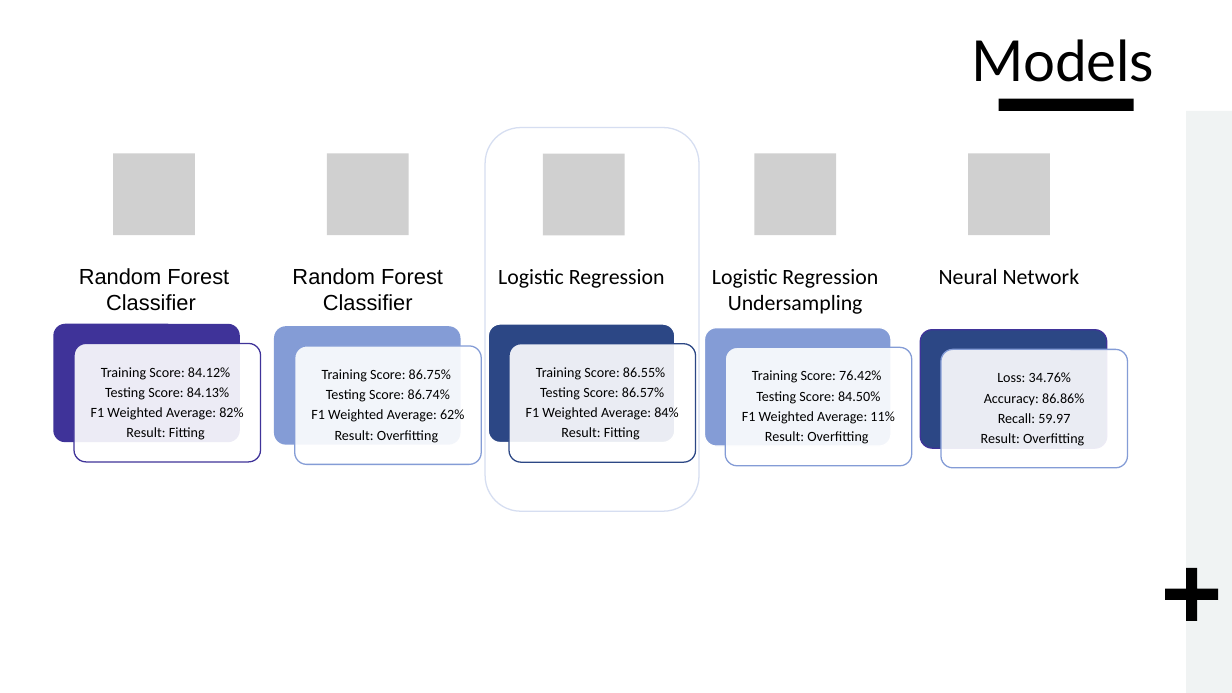
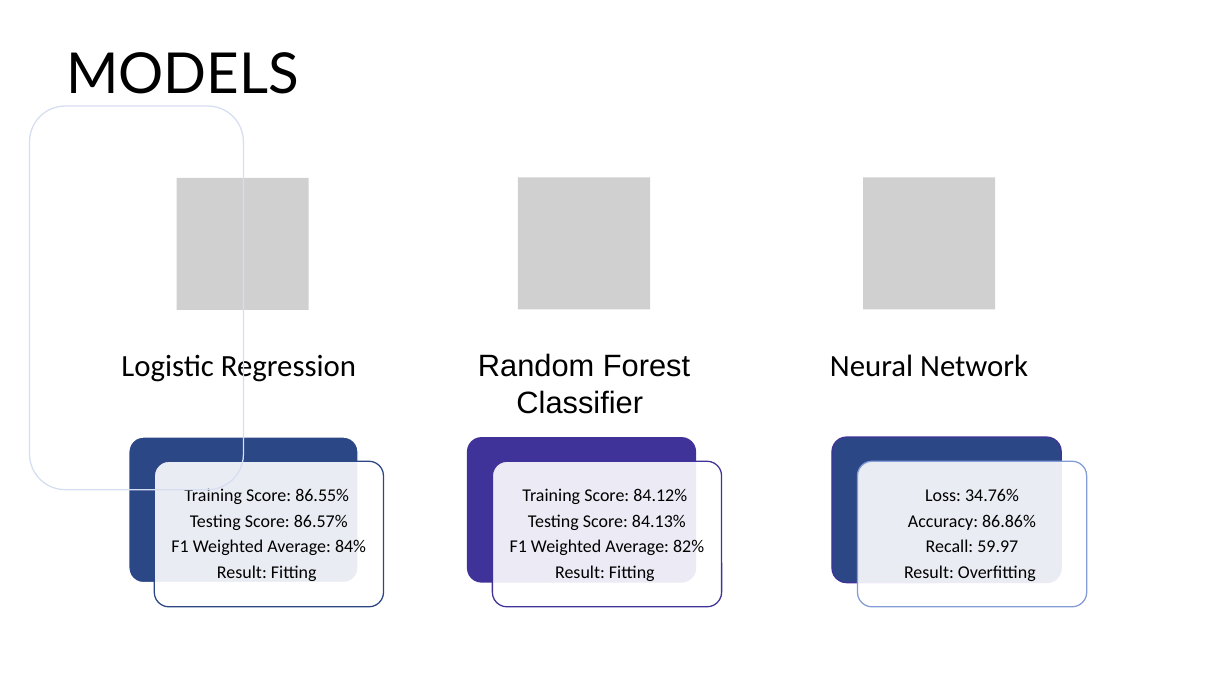
Before and after one commit to Karla-Flores/Arrests-Predictor, a slide deck: slide 4 of Group 2 - Arrest predictor.pptx. Drawn at 1232x693 pixels with LibreOffice and Linux fonts; fonts in the diff are those of the drawing; grey boxes stand for pictures. Boxes give left, top, right and bottom in pixels: in the first picture for what was removed or moved away, otherwise in the second. Text is boxed around its words. In the diff, an @@ line names an element or a change of style, - is before the commit and + after.

```diff
--- a/Group 2 - Arrest predictor.pptx
+++ b/Group 2 - Arrest predictor.pptx
@@ rectangle removed at [0,0,1232,693] @@
@@ title at [66,52,299,94]: text changed @@
-Models
+MODELS
@@ rounded rectangle: place and size @@
-rounded rectangle at [485,128,700,511]
+rounded rectangle at [30,106,244,490]
@@ rectangle removed at [623,111,1186,693] @@
@@ rectangle removed at [999,99,1134,111] @@
@@ rectangle removed at [1187,111,1232,693] @@
@@ picture added at [177,177,309,310] @@
@@ picture: place and size @@
-picture at [327,153,409,236]
+picture at [518,177,651,310]
@@ picture: place and size @@
-picture at [754,153,836,236]
+picture at [863,177,995,310]
@@ group removed at [114,153,1051,314]: 3 pictures, 2 texts @@
-Random Forest Classifier
-Logistic Regression
-Undersampling
@@ size 17 to 24 pt; more space between paragraphs in 3 elements at [830,354,1028,377], [478,353,690,414], [121,350,356,384] @@
@@ text "Logistic Regression": place and size @@
-text "Logistic Regression" at [498,269,665,288]
+text "Logistic Regression" at [121,350,356,384]
@@ text "Random Forest Classifier": place and size @@
-text "Random Forest Classifier" at [79,268,229,311]
+text "Random Forest Classifier" at [478,353,690,414]
@@ text "Neural Network": place and size @@
-text "Neural Network" at [939,269,1080,284]
+text "Neural Network" at [830,354,1028,377]
@@ group removed at [274,326,912,466]: 4 rounded rectangles, 2 texts @@
-Training Score: 86.75%
-Testing Score: 86.74%
-F1 Weighted Average: 62%
-Result: Overfitting
-Training Score: 76.42%
-Testing Score: 84.50%
-F1 Weighted Average: 11%
-Result: Overfitting
@@ rounded rectangle: place and size @@
-rounded rectangle at [488,324,675,443]
+rounded rectangle at [128,437,358,583]
@@ rounded rectangle: place and size @@
-rounded rectangle at [54,323,240,442]
+rounded rectangle at [467,437,696,583]
@@ rounded rectangle: place and size @@
-rounded rectangle at [921,330,1107,448]
+rounded rectangle at [832,437,1061,583]
@@ rounded rectangle: place and size @@
-rounded rectangle at [509,344,696,462]
+rounded rectangle at [154,461,384,607]
@@ size 11 to 14 pt; more space between paragraphs in 3 elements at [904,488,1036,581], [510,488,704,581], [171,488,366,581] @@
@@ text "Training Score: 86.55%": place and size @@
-text "Training Score: 86.55%" at [526,367,678,440]
+text "Training Score: 86.55%" at [171,488,366,581]
@@ rounded rectangle: place and size @@
-rounded rectangle at [74,344,261,462]
+rounded rectangle at [493,461,722,607]
@@ text "Training Score: 84.12%": place and size @@
-text "Training Score: 84.12%" at [91,367,243,440]
+text "Training Score: 84.12%" at [510,488,704,581]
@@ rounded rectangle: place and size @@
-rounded rectangle at [941,349,1128,468]
+rounded rectangle at [858,461,1087,607]
@@ text "Loss: 34.76%": place and size @@
-text "Loss: 34.76%" at [981,372,1084,446]
+text "Loss: 34.76%" at [904,488,1036,581]
@@ plus removed at [1165,567,1218,620] @@
```
Also in this commit, not shown: 3 other slides changed.
